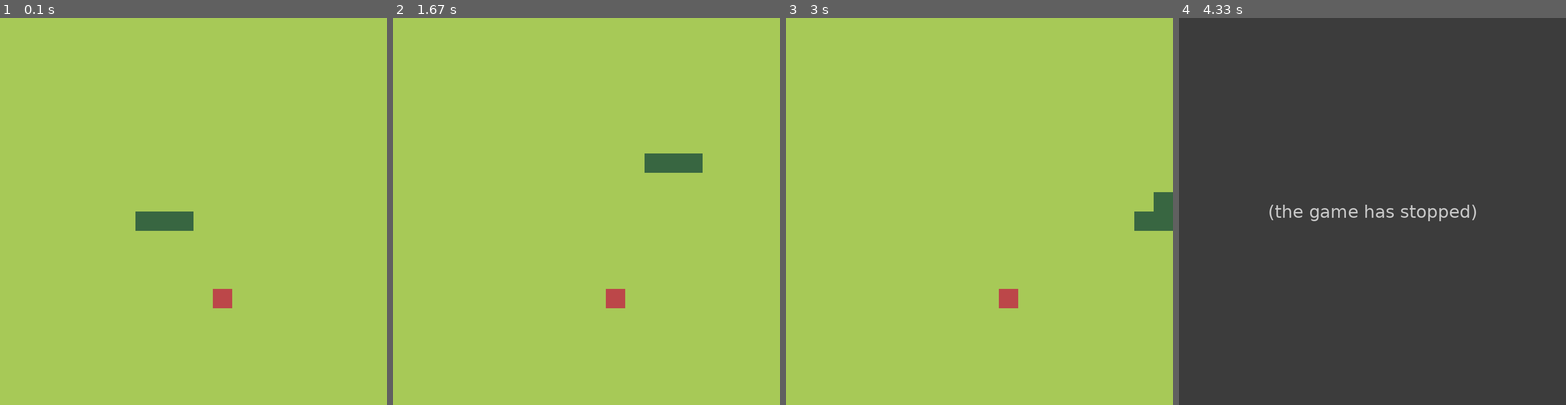
Above: before the commit, frames 1-4 (left to right).
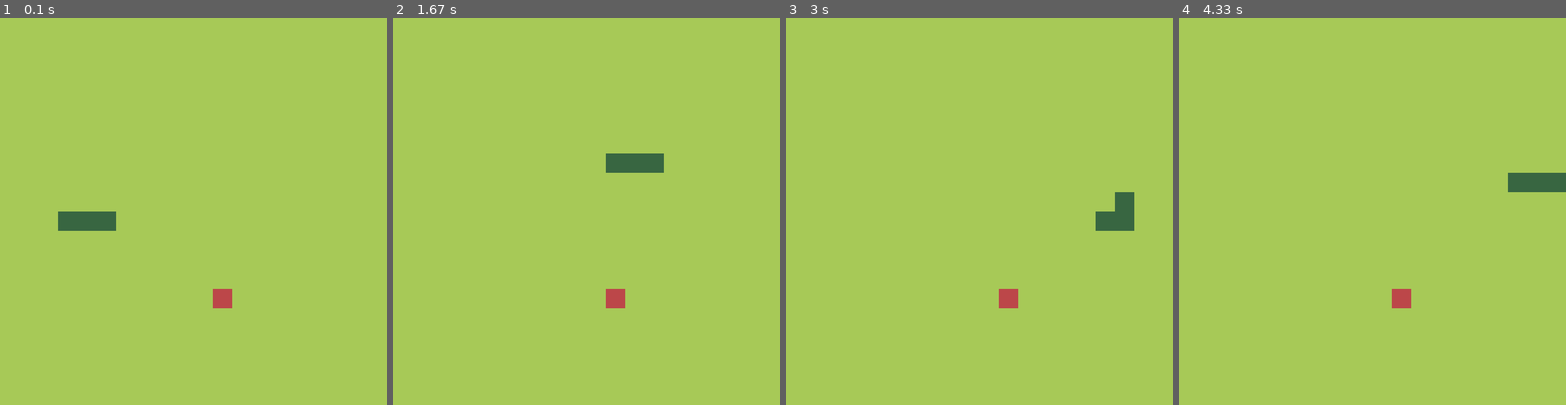
Above: after the commit, the same moments.

Repository: yusuphiqbal/snake-pygame
Game: pygame game, started from main.py
Two runs of this game, one before a commit and one after it. Both use one fixed random seed, a clock stepped at 60 frames per second and the inputs below.
Inputs:
- Up to frame 1 (0.1 s): no input
- Up to frame 2 (1.67 s): hold Up 0.83-1.3 s; hold Right from 1.33 s (still down)
- Up to frame 3 (3 s): release Right at 1.8 s; hold Down 2.4-2.7 s; hold Left from 2.73 s (still down)
- Up to frame 4 (4.33 s): release Left at 3.13 s; hold Up 3.17-3.53 s; hold Right 3.57-4.2 s; hold Down from 4.23 s (still down)

The runs differ from the first frame. In frame 1, 1.5% of the frame differs, in the area x 15-50%, y 50-55%; in frame 2, 1.0%; in frame 3, 1.5%; in frame 4, 100%, in the area x 0-100%, y 0-100%.
Before the commit the program exited at 4.05 s; later frames show no game.

Commit message:
Checking if snake bites itself

Diff:
--- a/main.py
+++ b/main.py
@@ -8,7 +8,7 @@
 class Snake:
     def __init__(self):
         pos = cell_number / 2
-        self.body = [Vector2(pos - 3, pos), Vector2(pos - 2, pos), Vector2(pos - 1, pos)]
+        self.body = [Vector2(pos -5, pos), Vector2(pos - 6, pos), Vector2(pos - 7, pos)]
         self.direction = Vector2(1, 0)
         self.new_block = False
 
@@ -70,6 +70,10 @@
         if not self.snake.body[0].y >= 0 or not self.snake.body[0].y < cell_number:
             self.over()
 
+        for block in self.snake.body[1:]:
+            if block == self.snake.body[0]:
+                self.over()
+
     @staticmethod
     def over():
         pygame.quit()
